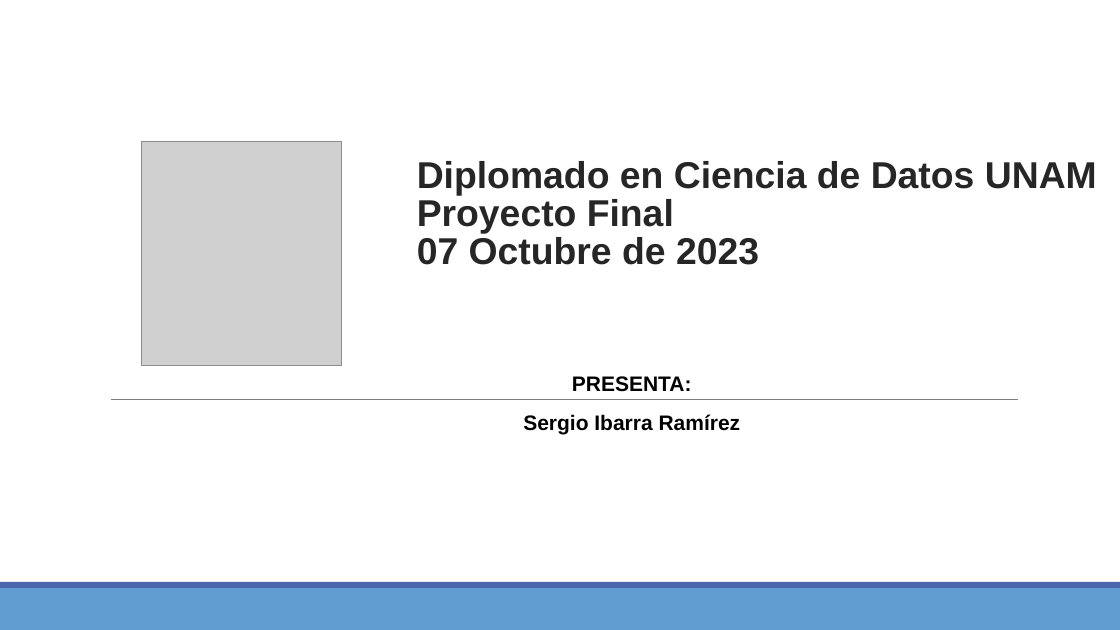
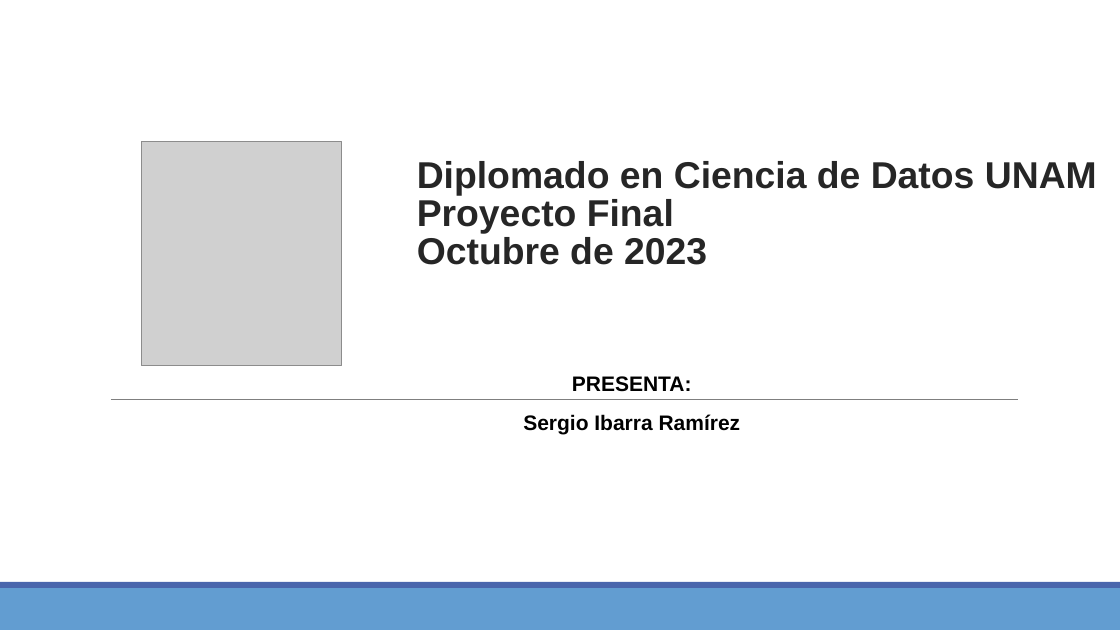
Before and after one commit to Sergio-Ibarra-1795/Diplomado_UNAM_DC_Full_gitHub, a slide deck: slide 1 of Diplomado_DS_Proyecto_Final/Proyecto_final_Diplomado_DS_UNAM_v2.pptx. Drawn at 1120x630 pixels with LibreOffice and Linux fonts; fonts in the diff are those of the drawing; grey boxes stand for pictures. Boxes give left, top, right and bottom in pixels: in the first picture for what was removed or moved away, otherwise in the second. Text is boxed around its words. In the diff, an @@ line names an element or a change of style, - is before the commit and + after.

Commit message:
Emarejando HPi3 y Desktop dell con archivo de proyecto final de diplomaod ds unam v1

```diff
--- a/Diplomado_DS_Proyecto_Final/Proyecto_final_Diplomado_DS_UNAM_v2.pptx
+++ b/Diplomado_DS_Proyecto_Final/Proyecto_final_Diplomado_DS_UNAM_v2.pptx
@@ title at <box>417,161,1097,265</box>: text changed @@
-Diplomado en Ciencia de Datos UNAM
-Proyecto Final
-07 Octubre de 2023
+Diplomado en Ciencia de Datos UNAM
+Proyecto Final
+Octubre de 2023
```
Also in this commit, not shown: 7 other slides changed, 2 slides added, 2 other files.
